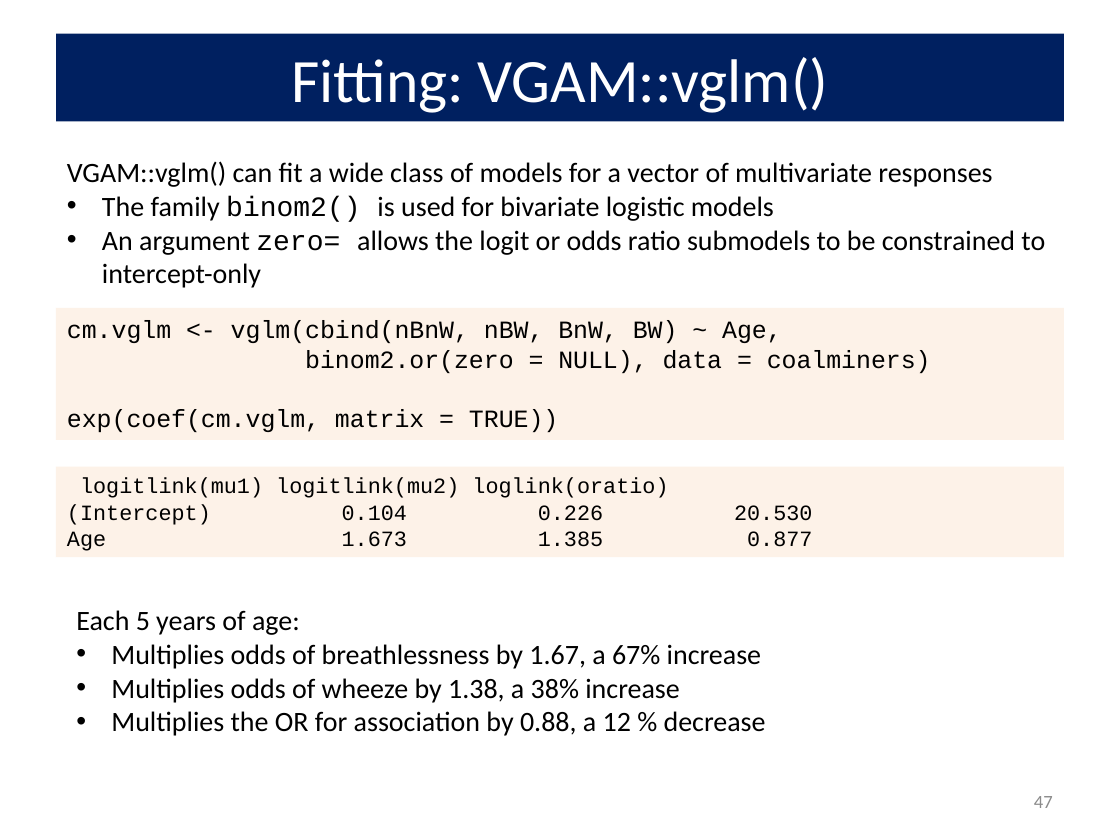
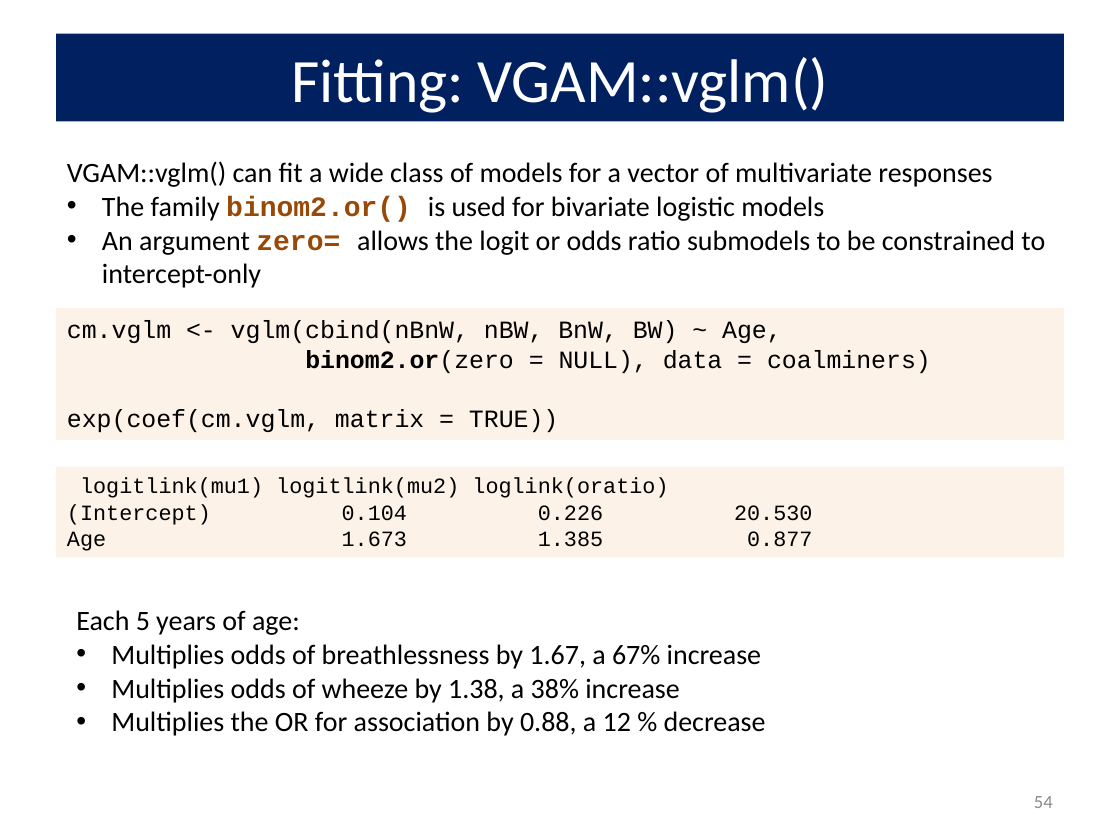
Before and after one commit to friendly/psy6136, a slide deck: slide 54 of lectures/10-Log-Odds.pptx (slide 47 before the commit). Drawn at 1120x840 pixels with LibreOffice and Linux fonts; fonts in the diff are those of the drawing. Boxes give left, top, right and bottom in pixels: in the first picture for what was removed or moved away, otherwise in the second. Text is boxed around its words. In the diff, an @@ line names an element or a change of style, - is before the commit and + after.

Commit message:
lecture 10 stuff

```diff
--- a/lectures/10-Log-Odds.pptx
+++ b/lectures/10-Log-Odds.pptx
@@ text at bbox=[102, 196, 824, 222]: text changed @@
-• The family binom2() is used for bivariate logistic models
+• The family binom2.or() is used for bivariate logistic models
@@ text at bbox=[102, 230, 1045, 288]: text colour #000000 to #984807, bold on in "zero=" @@
@@ text in rectangle at bbox=[305, 350, 931, 373]: bold on in "binom2.or(zero" @@
@@ page number at bbox=[1034, 796, 1053, 808]: text changed @@
-47
+54
```
Also in this commit, not shown: 17 other slides changed, 7 slides added, 7 other files.
